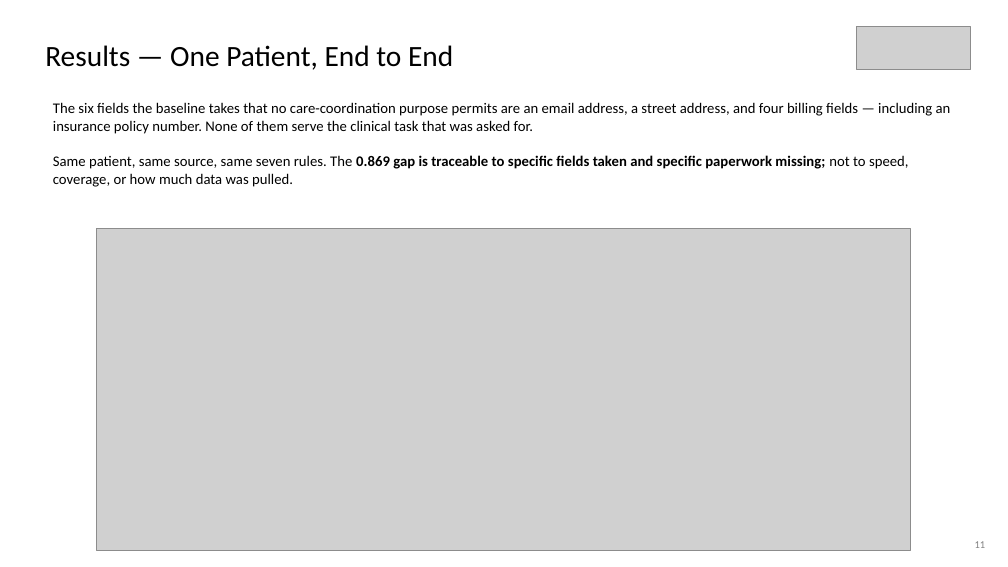
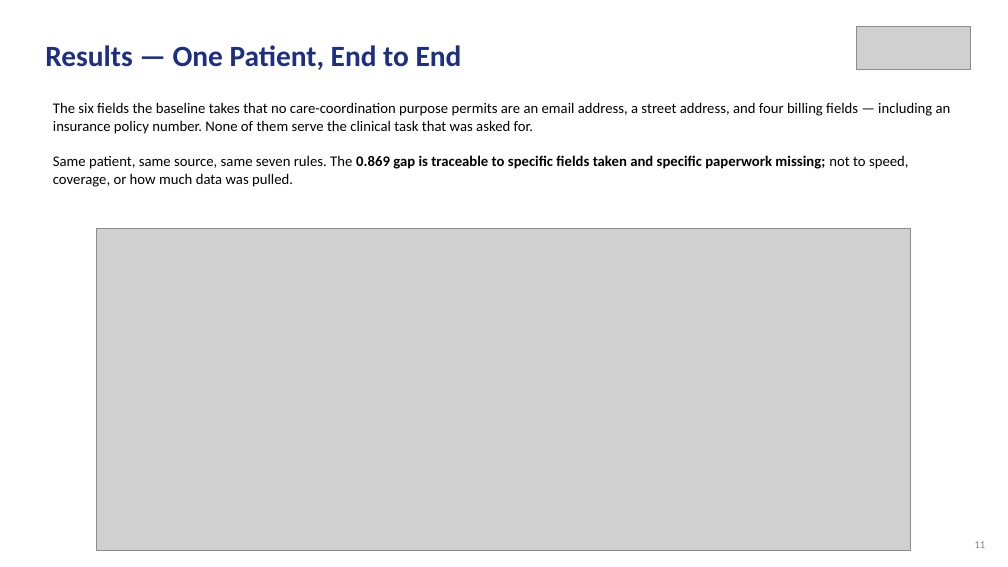
Before and after one commit to aysk1209/his-scraping-dpdp-project, a slide deck: slide 11 of Review-I.pptx (slide 9 before the commit). Drawn at 1008x567 pixels with LibreOffice and Linux fonts; fonts in the diff are those of the drawing; grey boxes stand for pictures. Boxes give left, top, right and bottom in pixels: in the first picture for what was removed or moved away, otherwise in the second. Text is boxed around its words. In the diff, an @@ line names an element or a change of style, - is before the commit and + after.

```diff
--- a/Review-I.pptx
+++ b/Review-I.pptx
@@ text "Results — One Patient, End ..." at [45, 45, 462, 70]: text colour #000000 to #1D2F82, bold on @@
```
Also in this commit, not shown: 5 other slides changed, 3 slides added, 1 slide removed.
